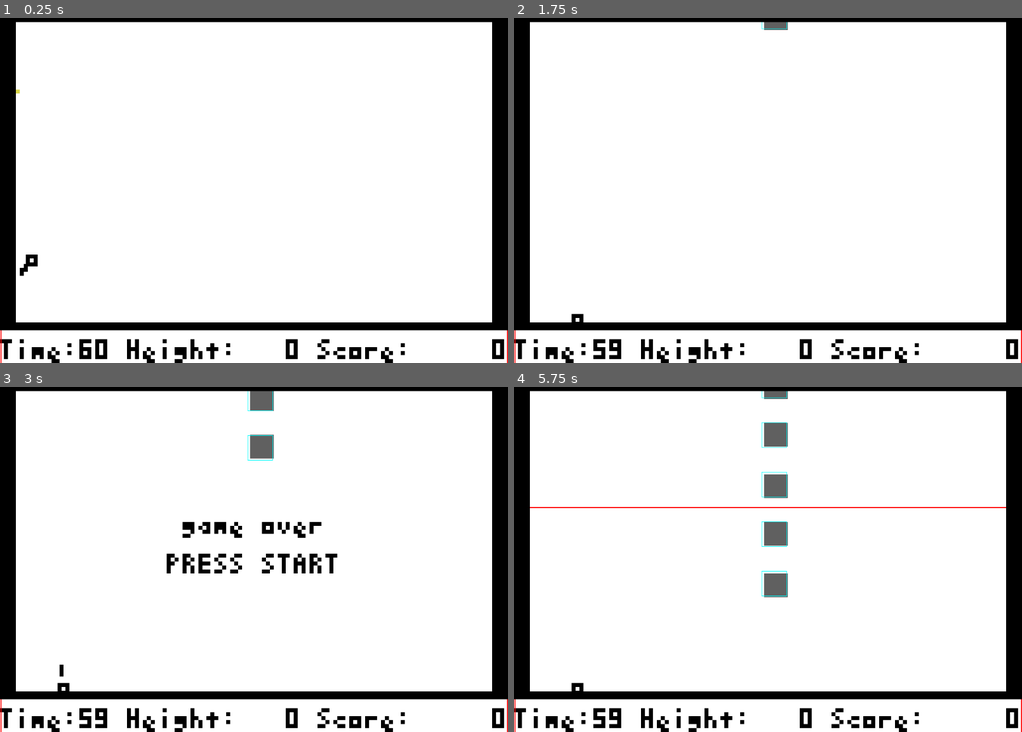
Above: before the commit, frames 1-4 (two rows, left to right).
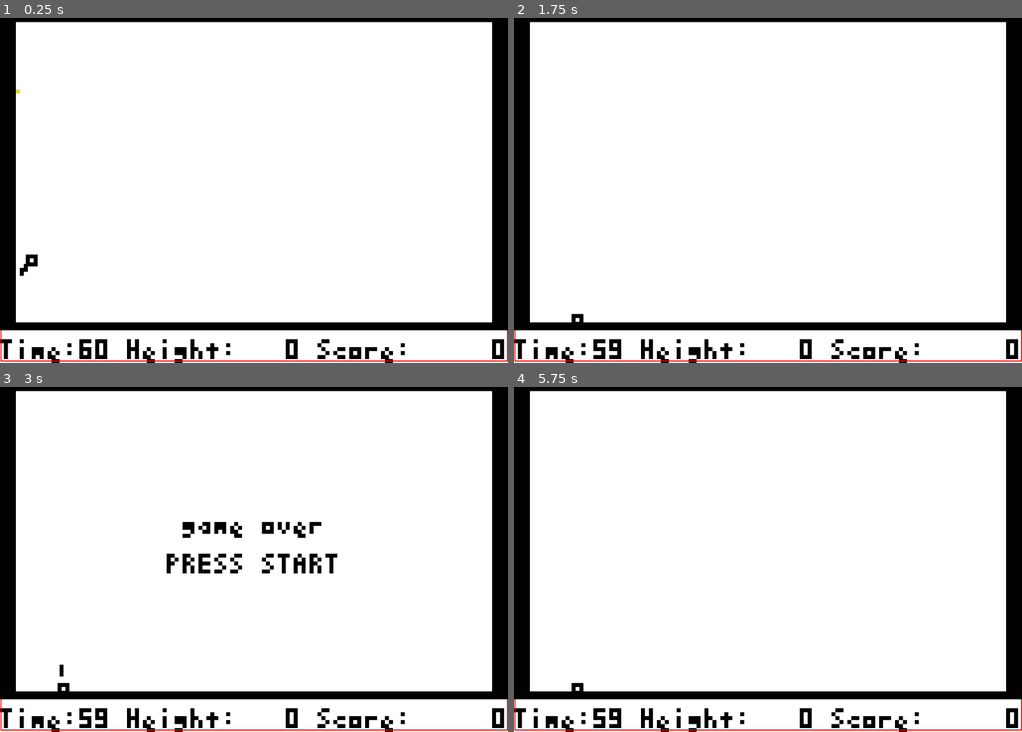
Above: after the commit, the same moments.

Repository: pokeparadox/spout-gd
Game: Godot game, scene res://main.tscn
The game is run twice, just before and just after one commit, with the same random seed, the same clock (stepped at 60 frames per second) and the same inputs.
Inputs:
- Up to frame 1 (0.25 s): no input
- Up to frame 2 (1.75 s): tap Enter (ui_accept) at 0.5, 0.77, 1.52 s; hold Right (ui_right) 0.53-1.28 s; hold Down (ui_down) from 1.28 s (still down)
- Up to frame 3 (3 s): release Down (ui_down) at 2.03 s; hold Right (ui_right) 2.03-2.78 s; hold Up (ui_up) from 2.78 s (still down)
- Up to frame 4 (5.75 s): tap Enter (ui_accept) at 3.02, 3.77, 4.52 s; release Up (ui_up) at 3.53 s; hold Left (ui_left) 3.53-5.03 s; hold Down (ui_down) from 5.03 s (still down)

The runs differ from the first frame. In frame 1, 0.4% of the frame differs, in the area x 0-100%, y 99-100%; in frame 2, 0.5%; in frame 3, 1.0%; in frame 4, 2.3%, in the area x 0-100%, y 1-100%.

Commit message:
Update block_container.gd, main.gd, and ship.gd - Blocks only descend when ship is moving upwards

Diff:
--- a/block_container.gd
+++ b/block_container.gd
@@ -2,6 +2,44 @@
 const blocks_group : String = "Blocks"
 const Block := preload("res://block.tscn")
 @onready var play_area : Rect2 = Rect2i(%VisibleStart.global_position, %VisibleEnd.global_position - %VisibleStart.global_position)
+
+#	if State.upper_line == 111 and State.height > 0:
+#		pL.data = Buffers.vBuff2
+#		pL.address =  128 * 108 + 4
+#		while pL.address < ((128 * 109 -4) * 4):
+#			pL.set_inc(0)
+#		pL.inc(2)
+#		while pL.address < (128 * 110 - 4):
+#			pL.set_inc(0xd3d3d3d3)
+#		pL.inc(2)
+#		while pL.address < ((128 * 111 -4) * 4):
+#			pL.set_inc(0)
+#	box.x = (20 - (State.height + 40) / 64)
+#	if box.x < 4:
+#		box.x = 4
+#	box.y = (20 - (State.height + 40) / 64)
+#	if box.y < 4:
+#		box.y = 4
+#	pC.data = Buffers.vBuffer
+#	pC.address = ((upperLine - 20 - (randi() & 7)) & 127) * 128
+#	for j1 in range(1):
+#		var x : int = 4 + (randi() % box.x)
+#		var y : int = 4 + (randi() % box.y)
+#		pC.address = (((upperLine - 20 - (randi() & 7)) & 127) * 128)
+#		var x1 = 4 + (randi() % (120 -x))
+#		var x2 = x
+#		var i = y
+#		while i > 0:
+#			if pC.address < 0:
+#				pC.inc(128 * 128)
+#			pC.inc(x1)
+#			var w = x2
+#			while w > 0:
+#				pC.set_inc(0)
+#				w -= 1
+#			pC.dec(x1 + x2 + 128)
+#			i -= 1
+#	sweep(0x13,0xd2)
 
 func spawn_blocks() -> void:
 	## Tag all obstacle blocks to easier recall
@@ -20,7 +58,6 @@
 	for b in blocks:
 		for p in get_tree().get_nodes_in_group("Particles"):
 			var p_pos : Vector2 = p.global_position
-			#if b.rectangle.has_point(p_pos) and is_instance_valid(p):
 			var part : Particle = p
 			part.rectangle.position = part.global_position
 			if b.hit_pixel(part.rectangle):
--- a/main.gd
+++ b/main.gd
@@ -134,7 +134,6 @@
 	Fonts.pceFontPrintF("PRESS START")
 	Fonts.pceFontSetType(0)
 
-
 func _on_ship_level_up() -> void:
 	if State.increase_height():
 		$Status.add_bonus_time()
@@ -183,6 +182,7 @@
 
 func _physics_process(delta: float) -> void:
 	$Exhaust/CpEmitter.spawn_position = $Ship.global_position
+	$Obstacles.is_moving = $Ship.is_rising
 
 func _on_ship_thrust_angle_change(angle_rad: float) -> void:
 	$Exhaust.set_angle(angle_rad)
--- a/ship.gd
+++ b/ship.gd
@@ -5,6 +5,7 @@
 signal thrust_change(thrusting)
 signal thrust_angle_change(angle_rad)
 
+var is_rising : bool = false
 var active : bool = true
 var mPos : Vector2
 
@@ -82,9 +83,11 @@
 			mPos.y = 77 * zoom
 			State.gameover = true
 
-		if mPos.y < 40 * zoom:
+		is_rising = mPos.y < 40 * zoom
+		if is_rising:
 			mPos.y = 40 * zoom
 			emit_signal("level_up")
+
 	#if State.gameover == false and (State.gamePhase == State.States.Game):
 	direction = -direction
 	var scaledPos := mPos / State.zoom
@@ -117,6 +120,7 @@
 	gPhase = (gPhase + 1) % 9
 
 	if State.gameover:
+		is_rising = false
 		emit_signal("died")
 
 
